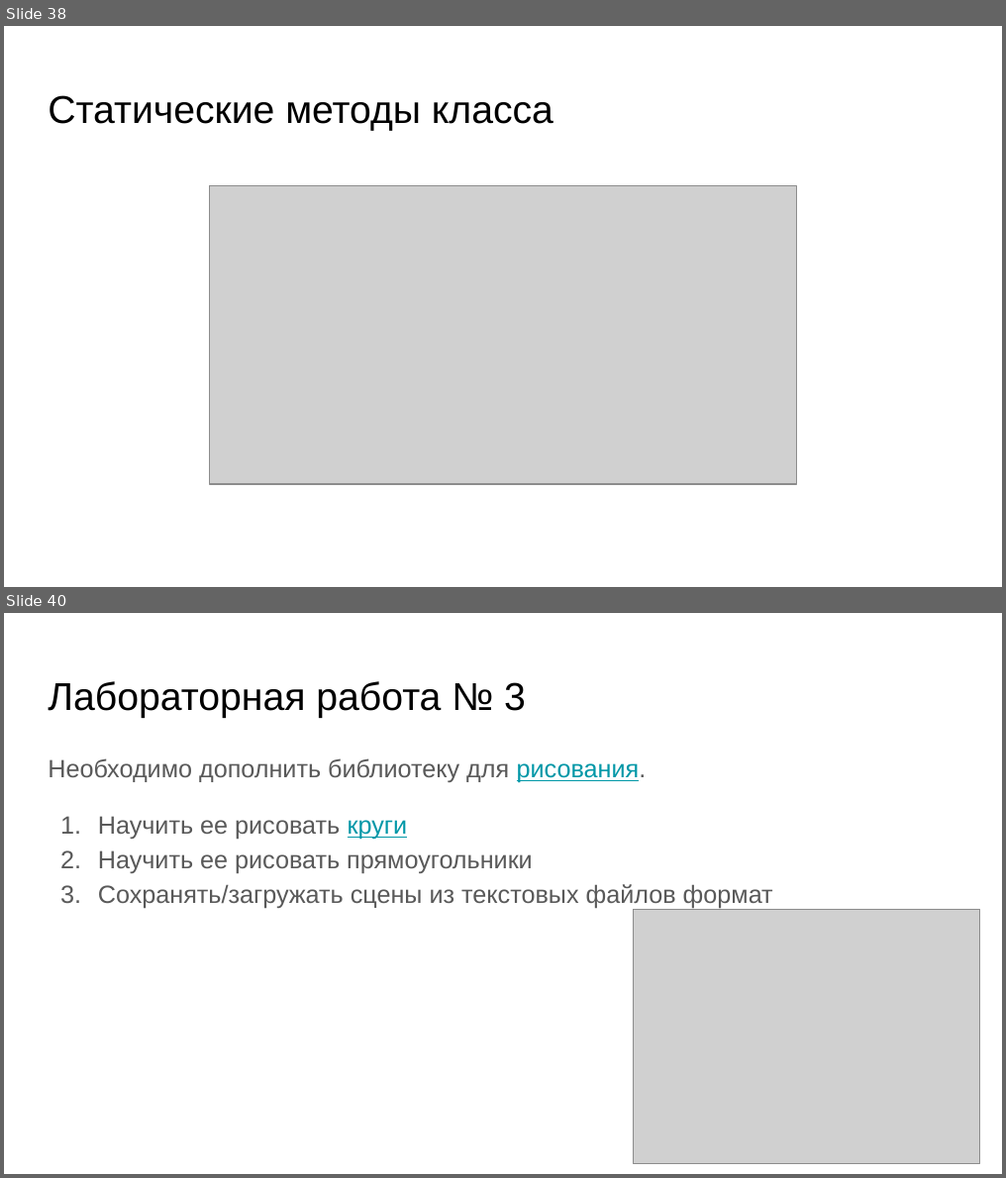
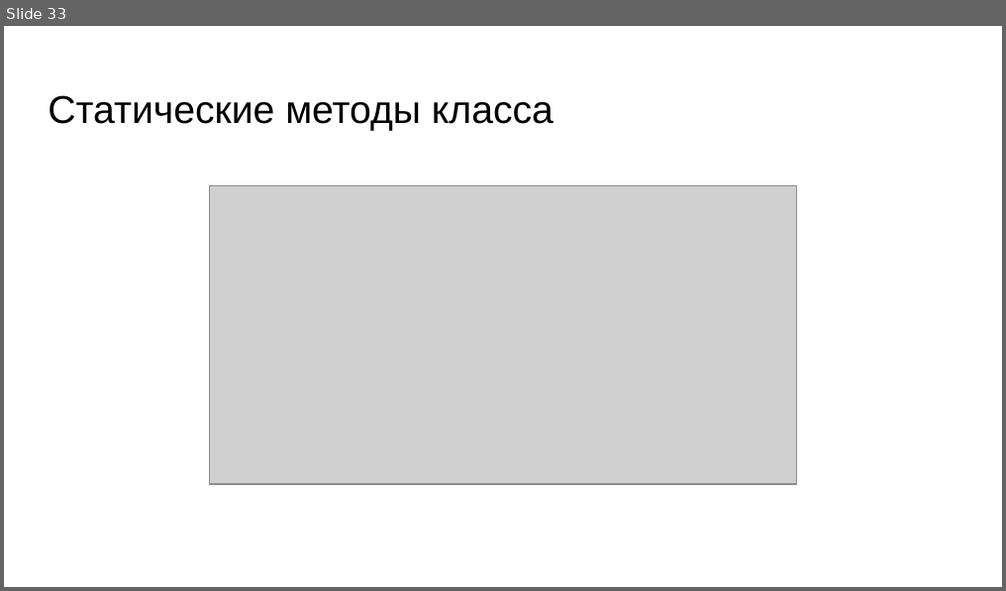
Before and after one commit to Daterdum/python-course, a slide deck: Lection 5/Лекция 5.pptx. Shown one above the other, each under a label of ours: slides 38 and 40 before the commit, slide 33 after it; the slides between them are not shown. The pictures are 1006x1178 and 1006x591 pixels, drawn with LibreOffice and Linux fonts; fonts in the diff are those of the drawing; grey boxes stand for pictures. Boxes give left, top, right and bottom in pixels: in the first picture for what was removed or moved away, otherwise in the second. Text is boxed around its words. In the diff, an @@ line names an element or a change of style, - is before the commit and + after.

```diff
--- a/Lection 5/Лекция 5.pptx
+++ b/Lection 5/Лекция 5.pptx
@@ slide 40 removed at <box>4,613,1002,1174</box>, background #FFFFFF @@
@@ title removed at <box>48,681,526,718</box> @@
-Лабораторная работа № 3
@@ text removed at <box>48,759,773,908</box> @@
-Необходимо дополнить библиотеку для рисования.
-1. Научить ее рисовать круги
-2. Научить ее рисовать прямоугольники
-3. Сохранять/загружать сцены из текстовых файлов формат
@@ picture removed at <box>633,909,980,1163</box> @@
@@ what was slide 38 is now slide 33 @@
```
Also in this commit, not shown: 1 slide changed, 7 other slides removed, 1 other file.
